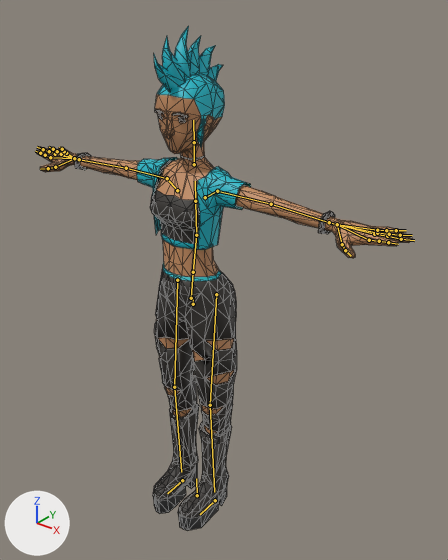
A saved change to the glTF model js/models/avatars/club-crowd-f3.glb.
Before and after are seen from a 50 mm lens placed at (1.402, -1.633, 2.092), pointed at (0.121, -0.031, 1.099). The lights are fixed; the arrows at lower left show +X, +Y and +Z. The picture after the commit comes second. The bones that change, and the others that lie on the model, are drawn over the model as lines. Mesh edges are drawn as thin lines.

Names of what the first picture shows: 'Punk_Body'.
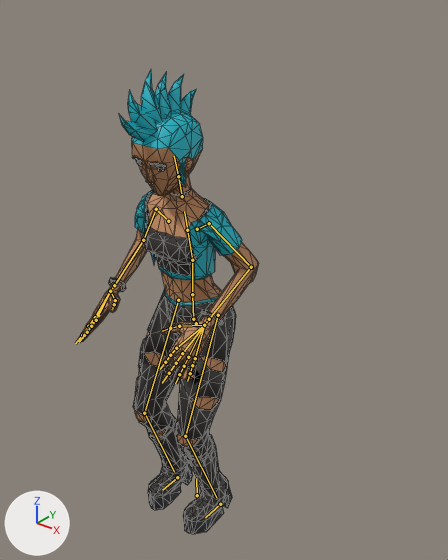
The newer file adds an action. The first version stands in its rest pose; the second is drawn at frame 13 of the action 'Groove_Skank'.

Location of each change, [x1, y1, x2, y2] in pixels of the pictures (448 x 560 px):
'Punk_Body', posed (51% narrower, 8% shorter)
    before: [36, 26, 412, 531]
    after: [77, 70, 259, 534]
bone 'Body', root to tip
    before: (193, 304) to (193, 297)
    after: (196, 323) to (195, 317)
bone 'Abdomen', root to tip
    before: (193, 272) to (196, 235)
    after: (192, 294) to (192, 260)
bone 'Torso', root to tip
    before: (196, 235) to (195, 201)
    after: (192, 260) to (187, 230)
bone 'Chest', root to tip
    before: (195, 201) to (195, 181)
    after: (187, 230) to (184, 211)
bone 'Neck', root to tip
    before: (194, 164) to (194, 142)
    after: (182, 196) to (178, 176)
bone 'Head', root to tip
    before: (194, 142) to (193, 120)
    after: (178, 176) to (174, 156)
bone 'UpperArm.L', root to tip
    before: (217, 191) to (271, 204)
    after: (209, 223) to (251, 267)
bone 'LowerArm.L', root to tip
    before: (271, 204) to (329, 222)
    after: (251, 267) to (209, 319)
bone 'Wrist.L', root to tip
    before: (329, 222) to (337, 224)
    after: (209, 319) to (204, 325)
bone 'UpperArm.R', root to tip
    before: (167, 178) to (126, 168)
    after: (156, 209) to (143, 240)
bone 'LowerArm.R', root to tip
    before: (126, 168) to (79, 159)
    after: (143, 240) to (114, 285)
bone 'Wrist.R', root to tip
    before: (79, 159) to (74, 158)
    after: (114, 285) to (110, 291)
bone 'UpperLeg.L', root to tip
    before: (216, 294) to (210, 405)
    after: (218, 315) to (185, 436)
bone 'LowerLeg.L', root to tip
    before: (210, 405) to (214, 492)
    after: (185, 436) to (217, 498)
bone 'UpperLeg.R', root to tip
    before: (177, 280) to (174, 387)
    after: (178, 300) to (144, 413)
bone 'LowerLeg.R', root to tip
    before: (174, 387) to (181, 472)
    after: (144, 413) to (174, 472)
bone 'Foot.L', root to tip
    before: (215, 500) to (200, 514)
    after: (220, 504) to (205, 517)
bone 'Foot.R', root to tip
    before: (182, 480) to (167, 493)
    after: (177, 477) to (162, 490)

Diff of the bpy script that builds the scene:
```diff
--- a/js/models/avatars/club-crowd-f3.glb.py
+++ b/js/models/avatars/club-crowd-f3.glb.py
@@ bone_body @@
 bone_body = bpy.data.objects['CharacterArmature'].pose.bones['Body']  # child of 'Root'
-bone_body.location = (0.0, 0.0, 0.0)
-bone_body.rotation_quaternion = (1.0, 0.0, 0.0, 0.0)  # degrees (0, 0, 0)
+bone_body.location = (0.009, -0.084, -0.004)
+bone_body.rotation_quaternion = (0.997, 0.079, 0.017, -0.009)  # degrees (9, 2, -1)
@@ bone_abdomen @@
 bone_abdomen = bpy.data.objects['CharacterArmature'].pose.bones['Abdomen']  # child of 'Hips'
-bone_abdomen.rotation_quaternion = (1.0, 0.0, 0.0, 0.0)  # degrees (0, 0, 0)
+bone_abdomen.rotation_quaternion = (1.0, 0.006, 0.002, 0.0)  # degrees (1, 0, 0)
@@ bone_torso @@
 bone_torso = bpy.data.objects['CharacterArmature'].pose.bones['Torso']  # child of 'Abdomen'
-bone_torso.rotation_quaternion = (1.0, 0.0, 0.0, 0.0)  # degrees (0, 0, 0)
+bone_torso.rotation_quaternion = (1.0, 0.007, 0.004, -0.002)  # degrees (1, 0, 0)
@@ bone_chest @@
 bone_chest = bpy.data.objects['CharacterArmature'].pose.bones['Chest']  # child of 'Torso'
-bone_chest.rotation_quaternion = (1.0, 0.0, 0.0, 0.0)  # degrees (0, 0, 0)
+bone_chest.rotation_quaternion = (1.0, 0.006, 0.004, -0.002)  # degrees (1, 0, 0)
@@ bone_neck @@
 bone_neck = bpy.data.objects['CharacterArmature'].pose.bones['Neck']  # child of 'Chest'
-bone_neck.rotation_quaternion = (1.0, 0.0, 0.0, 0.0)  # degrees (0, 0, 0)
+bone_neck.rotation_quaternion = (1.0, 0.015, -0.012, 0.002)  # degrees (2, -1, 0)
@@ bone_head @@
 bone_head = bpy.data.objects['CharacterArmature'].pose.bones['Head']  # child of 'Neck'
-bone_head.rotation_quaternion = (1.0, 0.0, 0.0, 0.0)  # degrees (0, 0, 0)
+bone_head.rotation_quaternion = (1.0, 0.022, -0.018, 0.003)  # degrees (3, -2, 0)
@@ bone_upperarm_l @@
 bone_upperarm_l = bpy.data.objects['CharacterArmature'].pose.bones['UpperArm.L']  # child of 'Shoulder.L'
-bone_upperarm_l.rotation_quaternion = (1.0, 0.0, 0.0, 0.0)  # degrees (0, 0, 0)
+bone_upperarm_l.rotation_quaternion = (0.848, -0.478, 0.227, 0.014)  # degrees (-61, 23, -12)
@@ bone_lowerarm_l @@
 bone_lowerarm_l = bpy.data.objects['CharacterArmature'].pose.bones['LowerArm.L']  # child of 'UpperArm.L'
-bone_lowerarm_l.rotation_quaternion = (1.0, 0.0, 0.0, 0.0)  # degrees (0, 0, 0)
+bone_lowerarm_l.rotation_quaternion = (0.765, 0.018, 0.0, -0.643)  # degrees (2, 1, -80)
@@ bone_wrist_l @@
 bone_wrist_l = bpy.data.objects['CharacterArmature'].pose.bones['Wrist.L']  # child of 'LowerArm.L'
-bone_wrist_l.rotation_quaternion = (1.0, 0.0, 0.0, 0.0)  # degrees (0, 0, 0)
+bone_wrist_l.rotation_quaternion = (0.999, -0.008, 0.0, -0.052)  # degrees (-1, 0, -6)
@@ bone_upperarm_r @@
 bone_upperarm_r = bpy.data.objects['CharacterArmature'].pose.bones['UpperArm.R']  # child of 'Shoulder.R'
-bone_upperarm_r.rotation_quaternion = (1.0, 0.0, 0.0, 0.0)  # degrees (0, 0, 0)
+bone_upperarm_r.rotation_quaternion = (0.869, -0.465, -0.167, 0.031)  # degrees (-58, -15, 12)
@@ bone_lowerarm_r @@
 bone_lowerarm_r = bpy.data.objects['CharacterArmature'].pose.bones['LowerArm.R']  # child of 'UpperArm.R'
-bone_lowerarm_r.rotation_quaternion = (1.0, 0.0, 0.0, 0.0)  # degrees (0, 0, 0)
+bone_lowerarm_r.rotation_quaternion = (-0.76, -0.019, 0.0, -0.65)  # degrees (2, -1, 81)
@@ bone_wrist_r @@
 bone_wrist_r = bpy.data.objects['CharacterArmature'].pose.bones['Wrist.R']  # child of 'LowerArm.R'
-bone_wrist_r.rotation_quaternion = (1.0, 0.0, 0.0, 0.0)  # degrees (0, 0, 0)
+bone_wrist_r.rotation_quaternion = (0.999, -0.008, 0.0, 0.052)  # degrees (-1, 0, 6)
@@ bone_upperleg_l @@
 bone_upperleg_l = bpy.data.objects['CharacterArmature'].pose.bones['UpperLeg.L']  # child of 'Body'
-bone_upperleg_l.rotation_quaternion = (1.0, 0.0, 0.0, 0.0)  # degrees (0, 0, 0)
+bone_upperleg_l.rotation_quaternion = (-0.966, 0.258, -0.018, 0.014)  # degrees (-30, 2, -2)
@@ bone_lowerleg_l @@
 bone_lowerleg_l = bpy.data.objects['CharacterArmature'].pose.bones['LowerLeg.L']  # child of 'UpperLeg.L'
-bone_lowerleg_l.rotation_quaternion = (1.0, 0.0, 0.0, 0.0)  # degrees (0, 0, 0)
+bone_lowerleg_l.rotation_quaternion = (0.941, 0.337, 0.005, -0.001)  # degrees (39, 1, 0)
@@ bone_upperleg_r @@
 bone_upperleg_r = bpy.data.objects['CharacterArmature'].pose.bones['UpperLeg.R']  # child of 'Body'
-bone_upperleg_r.rotation_quaternion = (1.0, 0.0, 0.0, 0.0)  # degrees (0, 0, 0)
+bone_upperleg_r.rotation_quaternion = (-0.968, 0.249, -0.021, -0.015)  # degrees (-29, 3, 1)
@@ bone_lowerleg_r @@
 bone_lowerleg_r = bpy.data.objects['CharacterArmature'].pose.bones['LowerLeg.R']  # child of 'UpperLeg.R'
-bone_lowerleg_r.rotation_quaternion = (1.0, 0.0, 0.0, 0.0)  # degrees (0, 0, 0)
+bone_lowerleg_r.rotation_quaternion = (0.944, 0.329, -0.009, 0.001)  # degrees (38, -1, 0)
@@ bone_foot_l @@
 bone_foot_l = bpy.data.objects['CharacterArmature'].pose.bones['Foot.L']  # child of 'Root'
-bone_foot_l.location = (0.0, 0.0, 0.0)
+bone_foot_l.location = (0.03, 0.0, 0.0)
@@ bone_foot_r @@
 bone_foot_r = bpy.data.objects['CharacterArmature'].pose.bones['Foot.R']  # child of 'Root'
-bone_foot_r.location = (0.0, 0.0, 0.0)
+bone_foot_r.location = (-0.03, 0.0, 0.0)
```
